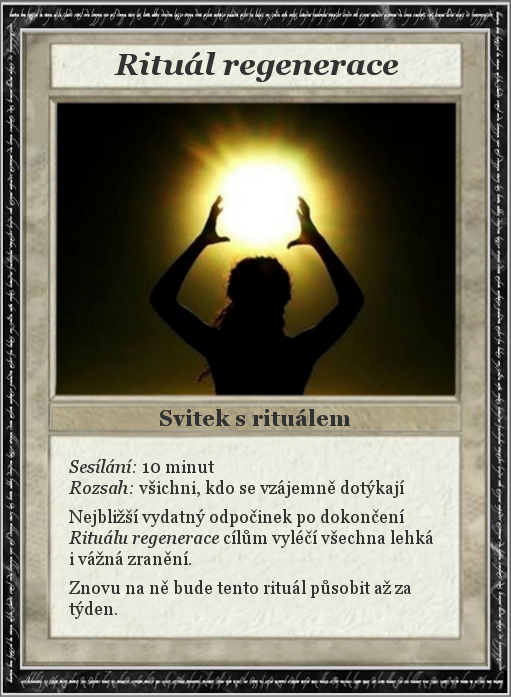
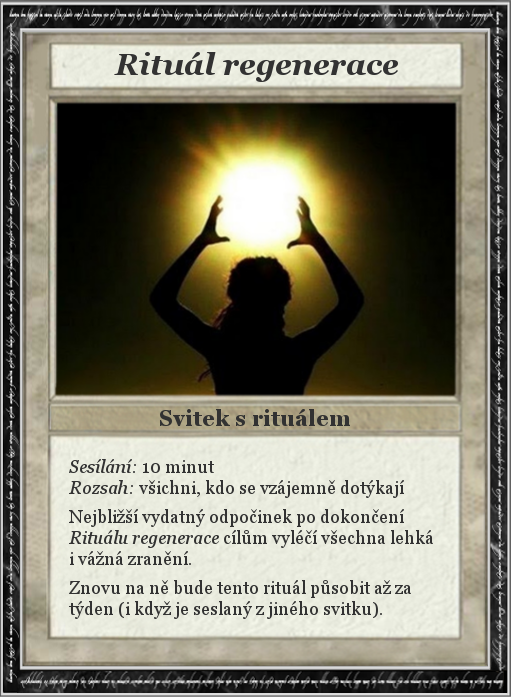
Layers edited between the first and the second 511 x 697 image:
painted on "Sesílání: 10 minut ..." over 115, 601, 382, 619
